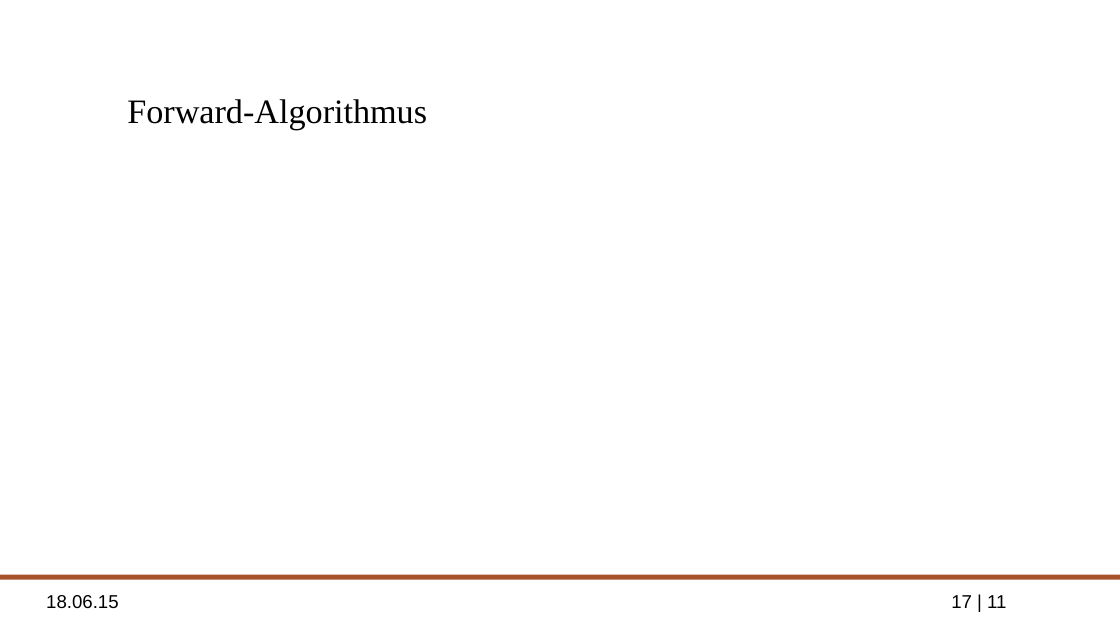
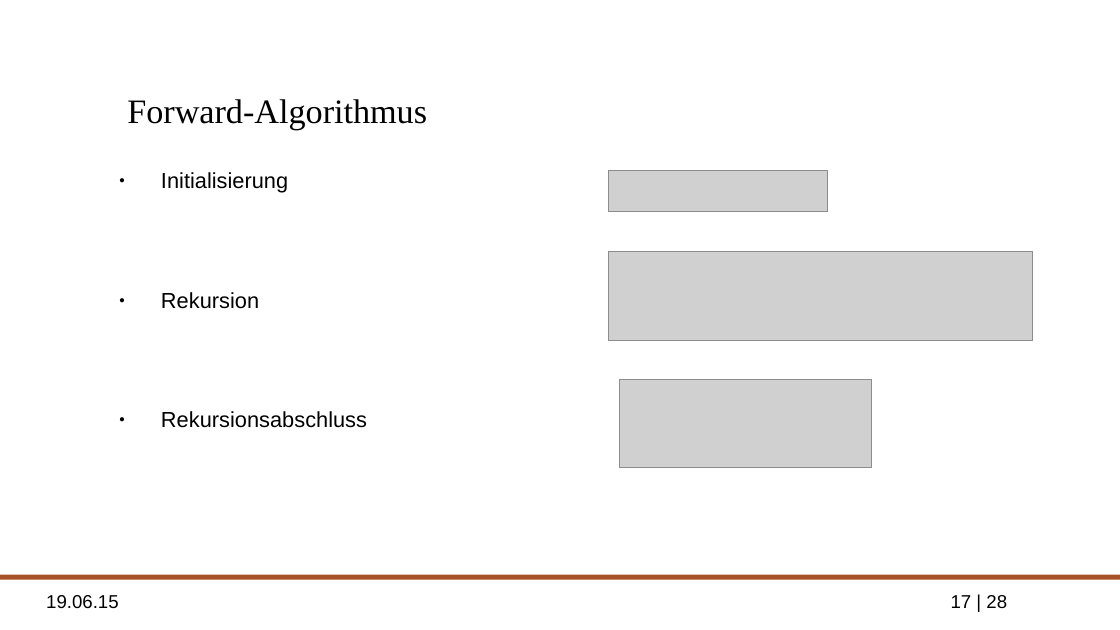
Before and after one commit to ppasler/Formale-Methoden-HMM, a slide deck: slide 17 of presentation/hidden_markov_pasler.odp. Drawn at 1120x630 pixels with LibreOffice and Linux fonts; fonts in the diff are those of the drawing; grey boxes stand for pictures; background and template pictures are left out. Boxes give left, top, right and bottom in pixels: in the first picture for what was removed or moved away, otherwise in the second. Text is boxed around its words. In the diff, an @@ line names an element or a change of style, - is before the commit and + after.

```diff
--- a/presentation/hidden_markov_pasler.odp
+++ b/presentation/hidden_markov_pasler.odp
@@ text added at [161, 172, 367, 428], 14 pt, text #000000 @@
+● Initialisierung
+● Rekursion
+● Rekursionsabschluss
@@ picture added at [608, 170, 827, 212] @@
@@ picture added at [608, 251, 1033, 340] @@
@@ picture added at [619, 380, 872, 468] @@
@@ text at [46, 595, 119, 609]: text changed @@
-18.06.15
+19.06.15
@@ page number at [951, 595, 1007, 608]: text changed @@
-17 | 11
+17 | 28
```
Also in this commit, not shown: 24 other slides changed, 2 slides added, 2 slides removed.
